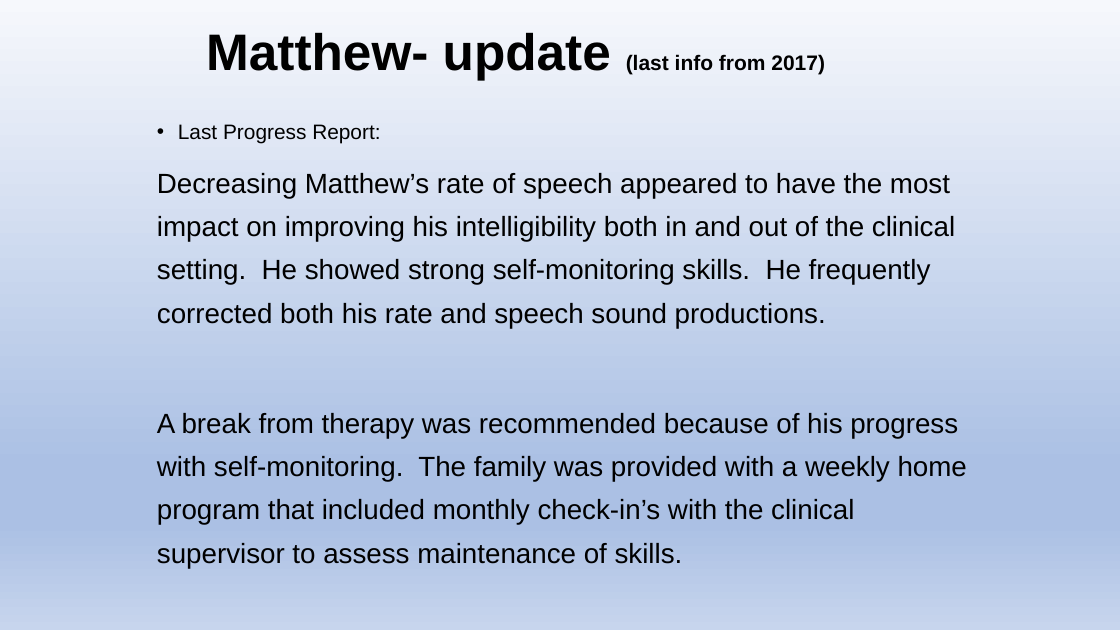
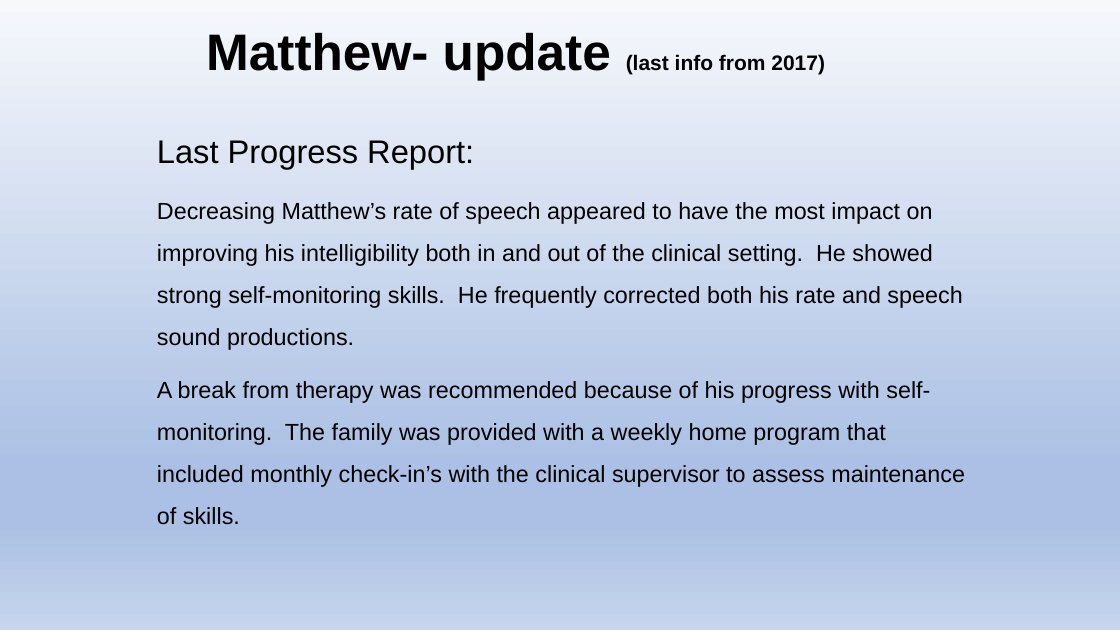
Before and after one commit to Jim-Wright90/cds431_sp22, a slide deck: slide 7 of slides/cds431_week10.pptx. Drawn at 1120x630 pixels with LibreOffice and Linux fonts; fonts in the diff are those of the drawing. Boxes give left, top, right and bottom in pixels: in the first picture for what was removed or moved away, otherwise in the second. Text is boxed around its words. In the diff, an @@ line names an element or a change of style, - is before the commit and + after.

```diff
--- a/slides/cds431_week10.pptx
+++ b/slides/cds431_week10.pptx
@@ text "Last Progress Report:" at box(157, 140, 965, 525): size 17.9 to 28 pt in "Last Progress Report:"; size 23.8 to 20 pt; bullet • to none; line spacing 1.3 to 1.5 @@
```
Also in this commit, not shown: 5 other slides changed, 11 slides removed, 2 other files.
